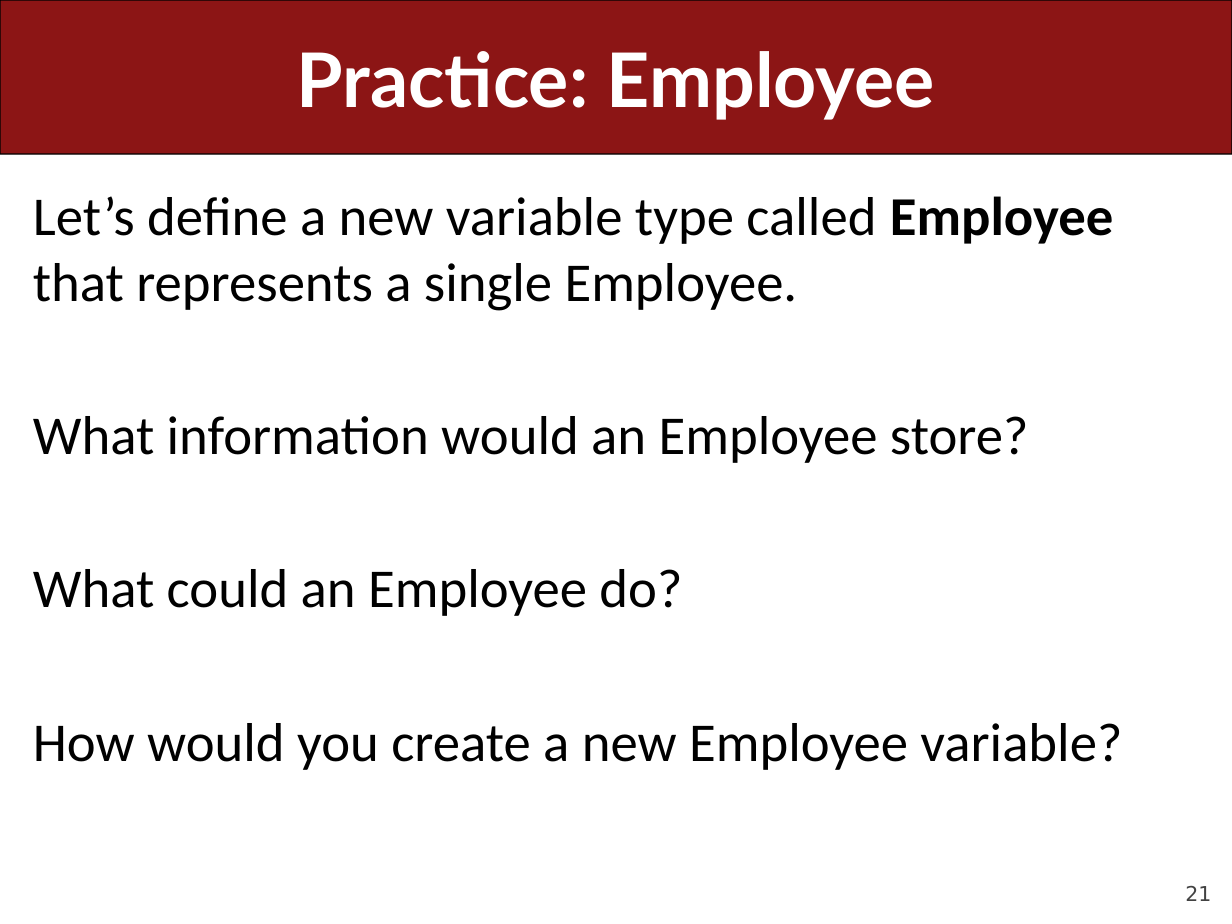
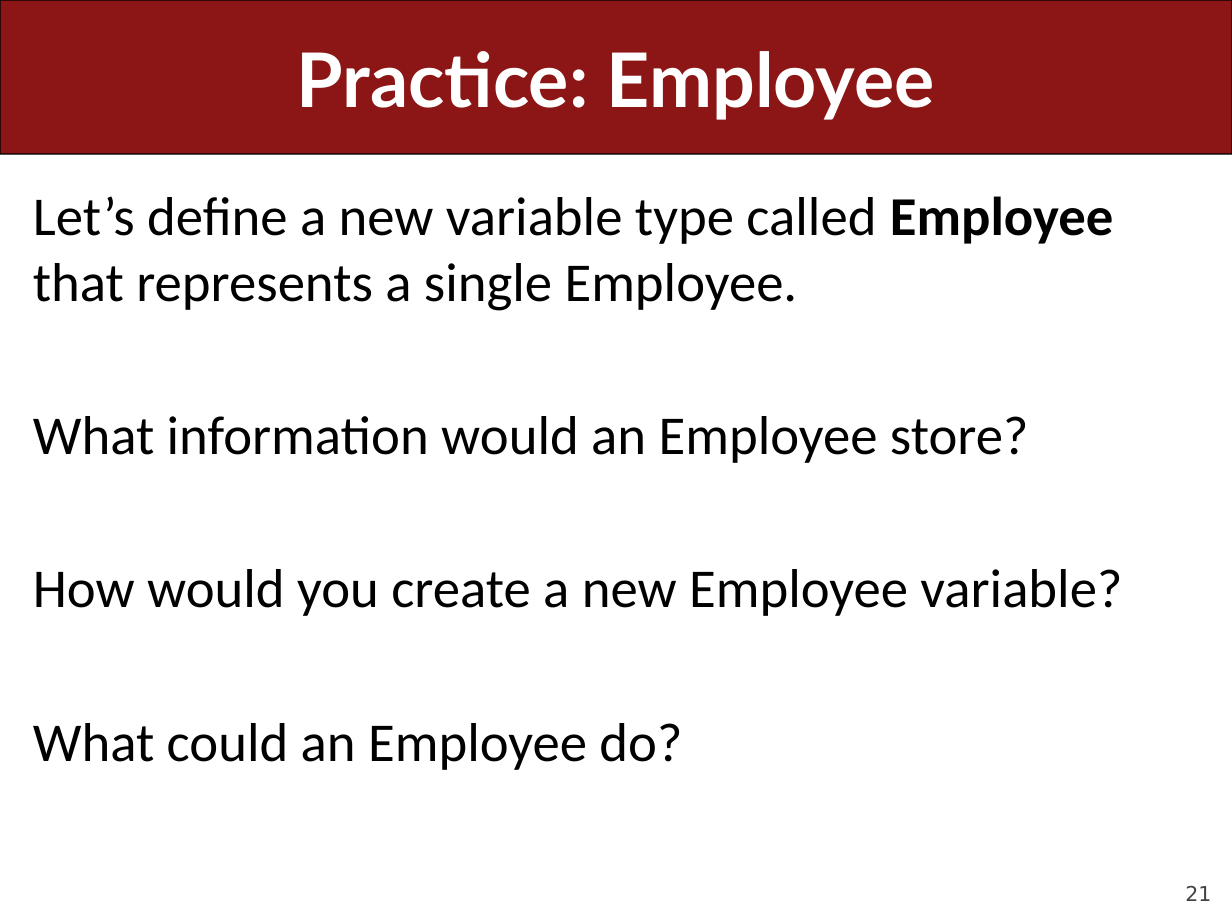
Before and after one commit to ckincaid17/cs106a-summer-2018, a slide deck: slide 21 of WWW/lectures/Lecture22/Lecture22.pptx. Drawn at 1232x924 pixels with LibreOffice and Linux fonts; fonts in the diff are those of the drawing. Boxes give left, top, right and bottom in pixels: in the first picture for what was removed or moved away, otherwise in the second. Text is boxed around its words. In the diff, an @@ line names an element or a change of style, - is before the commit and + after.

Commit message:
Lecture 22 updates

```diff
--- a/WWW/lectures/Lecture22/Lecture22.pptx
+++ b/WWW/lectures/Lecture22/Lecture22.pptx
@@ text at [33,569,1122,616]: paragraph added @@
+How would you create a new Employee variable?
@@ text at [33,723,1122,770]: paragraph removed @@
-How would you create a new Employee variable?
```
Also in this commit, not shown: 8 other slides changed, 12 slides removed, 10 other files.
